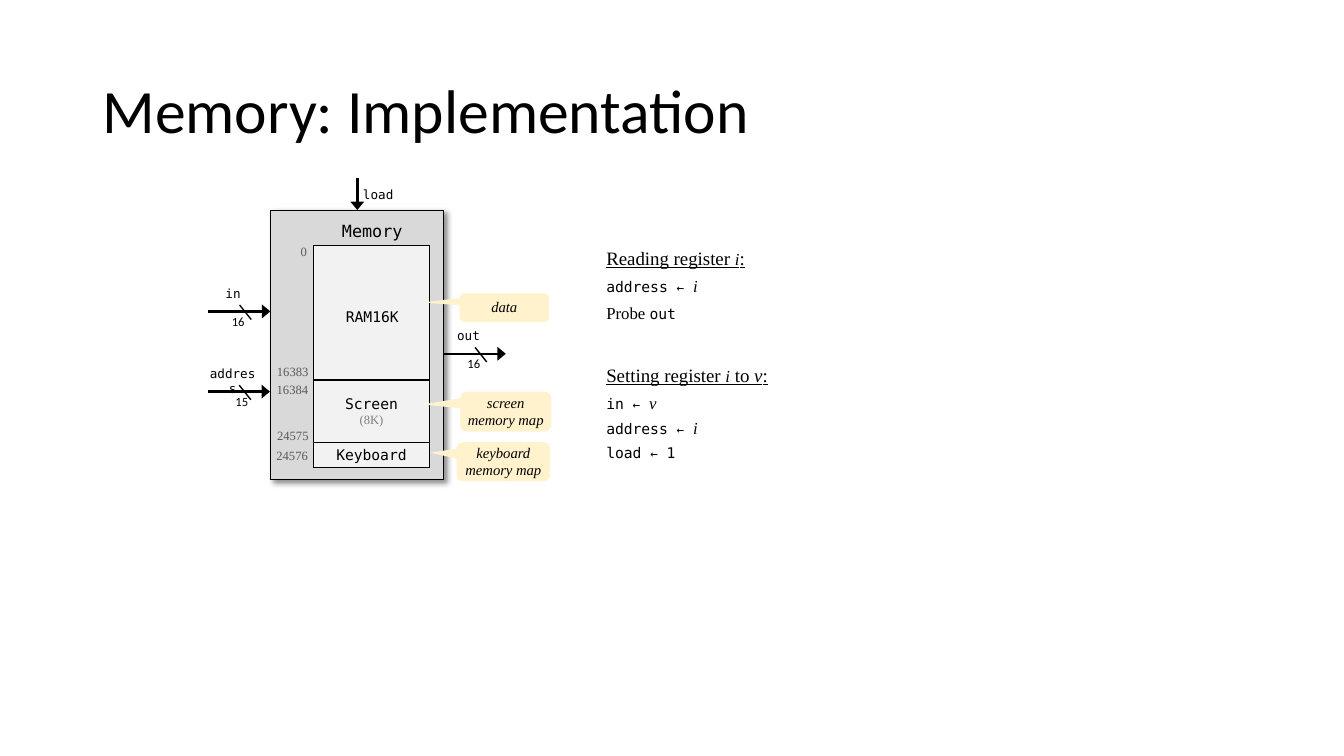
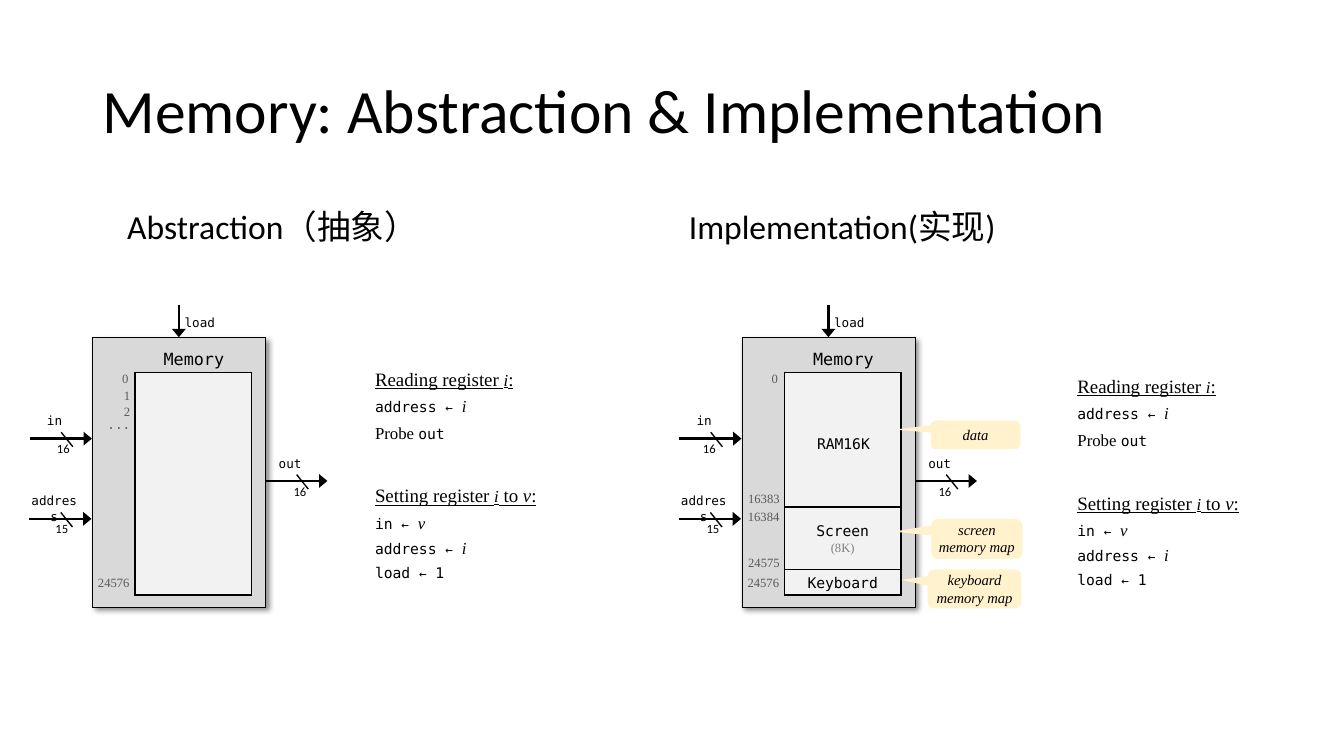
Before and after one commit to vcboy1/Leeds, a slide deck: slide 10 of 26fall/1860/Lecture/Week1.9/Lec 1.9.1 Memory II.pptx. Drawn at 1344x756 pixels with LibreOffice and Linux fonts; fonts in the diff are those of the drawing. Boxes give left, top, right and bottom in pixels: in the first picture for what was removed or moved away, otherwise in the second. Text is boxed around its words. In the diff, an @@ line names an element or a change of style, - is before the commit and + after.

```diff
--- a/26fall/1860/Lecture/Week1.9/Lec 1.9.1 Memory II.pptx
+++ b/26fall/1860/Lecture/Week1.9/Lec 1.9.1 Memory II.pptx
@@ title at (102, 90, 1105, 143): text changed @@
-Memory: Implementation
+Memory: Abstraction & Implementation
@@ text added at (127, 212, 996, 245), 24 pt, text #000000 @@
+Abstraction（抽象） Implementation(实现)
@@ arrow added from (178, 306) to (178, 338), #000000 1.75 pt @@
@@ text added at (185, 317, 215, 330), 9 pt, text #000000 @@
+load
@@ 6 texts, 2 rectangles, 1 arrow: place and size @@
-6 texts, 2 rectangles, 1 arrow at (232, 177, 480, 480)
+6 texts, 2 rectangles, 1 arrow at (703, 306, 952, 608)
@@ rectangle added at (93, 338, 266, 608), fill #D9D9D9, outline #000000 0.5 pt @@
@@ text added at (164, 352, 225, 369), 12 pt, text #000000 @@
+Memory
@@ text added at (122, 374, 128, 383), 9 pt, text #595959 @@
+0
@@ rectangle added at (135, 373, 251, 596), fill #F2F2F2, outline #000000 1 pt @@
@@ text added at (375, 373, 509, 440), 13.5 pt, text #000000, underline @@
+Reading register i:
+address ← i
+Probe out
@@ text added at (63, 412, 140, 438), 9 pt, text #595959 @@
+...
@@ text added at (124, 392, 130, 400), 9 pt, text #595959 @@
+1
@@ text added at (124, 407, 130, 416), 9 pt, text #595959 @@
+2
@@ group added at (30, 415, 92, 453): 2 texts, 1 arrow, 1 line @@
+in
+16
@@ 11 texts, 3 rounded speech boxes, 3 arrows, 3 lines, 2 rectangles: place and size @@
-11 texts, 3 rounded speech boxes, 3 arrows, 3 lines, 2 rectangles at (198, 247, 768, 482)
+11 texts, 3 rounded speech boxes, 3 arrows, 3 lines, 2 rectangles at (669, 374, 1239, 609)
@@ group added at (265, 459, 328, 496): 2 texts, 1 arrow, 1 line @@
+out
+16
@@ text added at (375, 489, 537, 579), 13.5 pt, text #000000, underline @@
+Setting register i to v:
+in ← v
+address ← i
+load ← 1
@@ group added at (19, 488, 92, 533): 2 texts, 1 arrow, 1 line @@
+address
+15
@@ text added at (98, 578, 130, 587), 9 pt, text #595959 @@
+24576
```
Also in this commit, not shown: 22 other slides changed, 2 slides removed, 3 other files.
